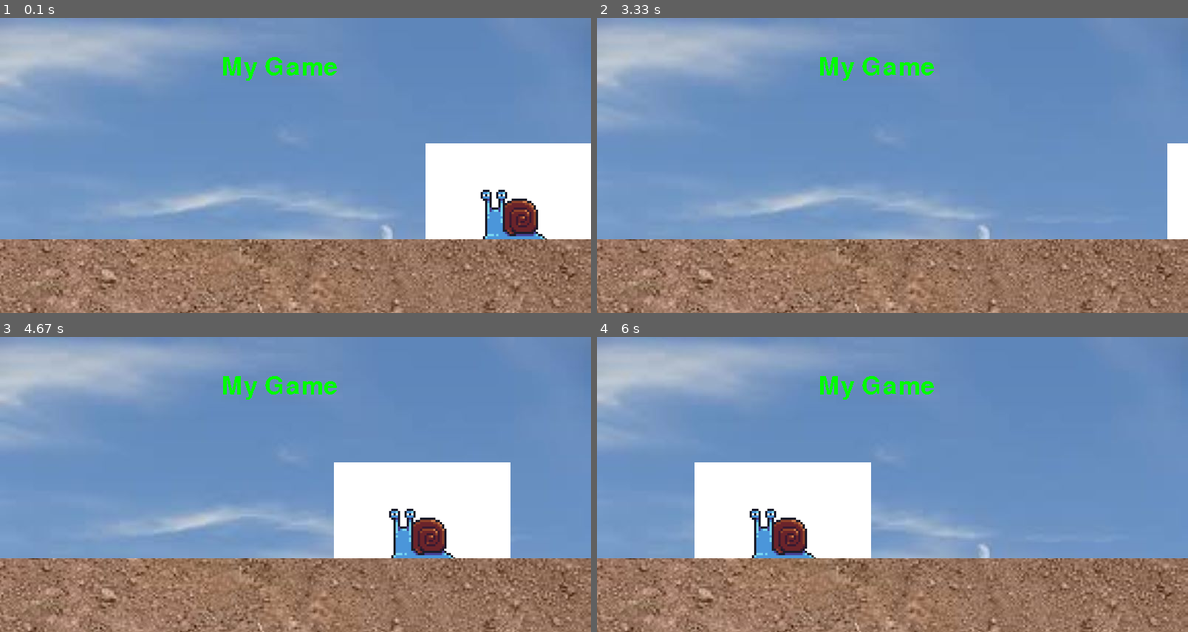
Above: before the commit, frames 1-4 (two rows, left to right).
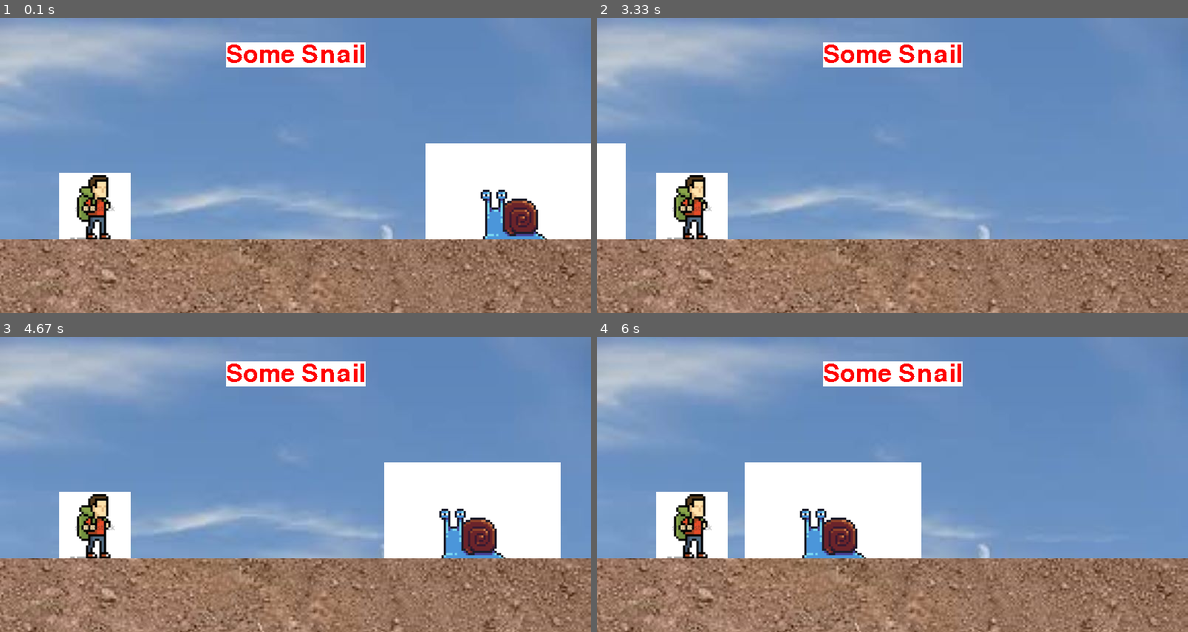
Above: after the commit, the same moments.

Repository: AJHS-Kelley/8b-ajhs-game-programming-23-24-NoahM24
Game: pygame game, started from gameProgramming/08_ultimatePygame/displaying_images.py
The game is run twice, just before and just after one commit, with the same random seed, the same clock (stepped at 60 frames per second) and the same inputs.
Inputs:
- Up to frame 1 (0.1 s): no input
- Up to frame 2 (3.33 s): no input
- Up to frame 3 (4.67 s): no input
- Up to frame 4 (6 s): no input

The runs differ from the first frame. In frame 1, 5.0% of the frame differs, in the area x 10-62%, y 8-75%; in frame 2, 7.7%; in frame 3, 13%, in the area x 10-95%, y 8-75%; in frame 4, 11%.

Commit message:
some stuff
some stuff has happened

Diff:
--- /dev/null
+++ b/dna_replicationscoreNoah Mulder.txt
@@ -0,0 +1,6 @@
+DNA Sequence: C
+RNA Sequence: G
+Transcription Time: 1.5596938133239746
+Score: 450000.0
+Noah Mulder
+2024-02-05 13:36:29.658295
--- a/gameProgramming/08_ultimatePygame/displaying_images.py
+++ b/gameProgramming/08_ultimatePygame/displaying_images.py
@@ -1,40 +1,60 @@
 # Displaying Images, Noah Mulder, v1
+
 #(regular) surface: Essentially a single image (something imported, rendered text or a plain color). Needs to be put on display surface to be visible. Flexible amount and only displayed when connected to the display surface.
 # Display Surface: The window that the player sees when he starts the game. The Game Window. Anyhting displayed goes on here. Must be unique and is always visible
 # Origin, (0, 0), is in the top left corner of the display surface
+# Rectangles: Precise positioning of surfaces, basic collisions
 
 import pygame
 from sys import exit
 
 pygame.init()
 screen = pygame.display.set_mode((800, 400))
-pygame.display.set_caption("Runner")
+pygame.display.set_caption("Weird Snail")
 clock = pygame.time.Clock()
 test_font = pygame.font.Font(None, 50)
 
 sky_surface = pygame.image.load('img/ultimate_pygame/sky.jpg').convert()
 ground_surface = pygame.image.load('img/ultimate_pygame/ground.jpg').convert()
-text_surface = test_font.render('My Game', False, 'Green')
+
+score_surf = test_font.render('Some Snail', False, 'Red')
+score_rect = score_surf.get_rect(center = (400, 50))
 
 snail_surface = pygame.image.load('img/ultimate_pygame/snailenemy.png').convert()
-snail_x_pos = 600
+snail_rect = snail_surface.get_rect(topleft = (600, 170))
 
 player_surf = pygame.image.load('img/ultimate_pygame/dude.png').convert()
+player_rect = player_surf.get_rect(topleft = (80, 210))
 
 while True:
     for event in pygame.event.get():
         if event.type == pygame.QUIT:
             pygame.quit()
             exit()
-    # draw all our elements
-    # update everything
+    # if event.type == pygame.MOUSEMOTION:
+    #     if player_rect.collidepoint(event.pos): print('collision')
+# draw all our elements
+# update everything
 
     screen.blit(sky_surface, (0, 0))
-    snail_x_pos -= 4
-    if snail_x_pos < -170: snail_x_pos = 800
-    screen.blit(snail_surface, (snail_x_pos, 170))
+
+    snail_rect.left -= 4
+    if snail_rect.right <= 0: snail_rect.left = 800
+    screen.blit(snail_surface, snail_rect)
+
+    screen.blit(player_surf, player_rect)
+
     screen.blit(ground_surface, (0, 300))
-    screen.blit(text_surface, (300, 50))
+    pygame.draw.rect(screen, 'White', score_rect)
+    pygame.draw.rect(screen, 'White', score_rect, 10)
+    screen.blit(score_surf, score_rect)
+
+    # if player_rect.colliderect(snail_rect):
+    #    print('collision')
+
+    # mouse_pos = pygame.mouse.get_pos()
+    # if player_rect.collidepoint(mouse_pos):
+    #     print(pygame.mouse.get_pressed())
 
     pygame.display.update()
     clock.tick(60)
--- a/gameProgramming/Cohort_Lessons/dnagame.py
+++ b/gameProgramming/Cohort_Lessons/dnagame.py
@@ -104,7 +104,7 @@
     # "x" mode -- CREATE FILE, IF FILE EXISTS, EXIT WITH ERROR
     # "w" mode -- CREATE FILE, IF FILE EXISTS, OVERWRITE IT
     # "a" mode -- CREATE FILE, IF FILE EXISTS, APPEND TO IT
-    save_data.write(f"DNA Sequence: {dna_sequence}\nRNA Sequence: {rna_sequence}")
+    save_data.write(f"DNA Sequence: {dna_sequence}\nRNA Sequence: {rna_sequence}\n")
     save_data.write(f"Transcription Time: {rna_time}\n")
     save_data.write(f"Score: {score}\n")
     save_data.write(f"{full_name}\n")
Binary file changed: img/ultimate_pygame/dude.png
